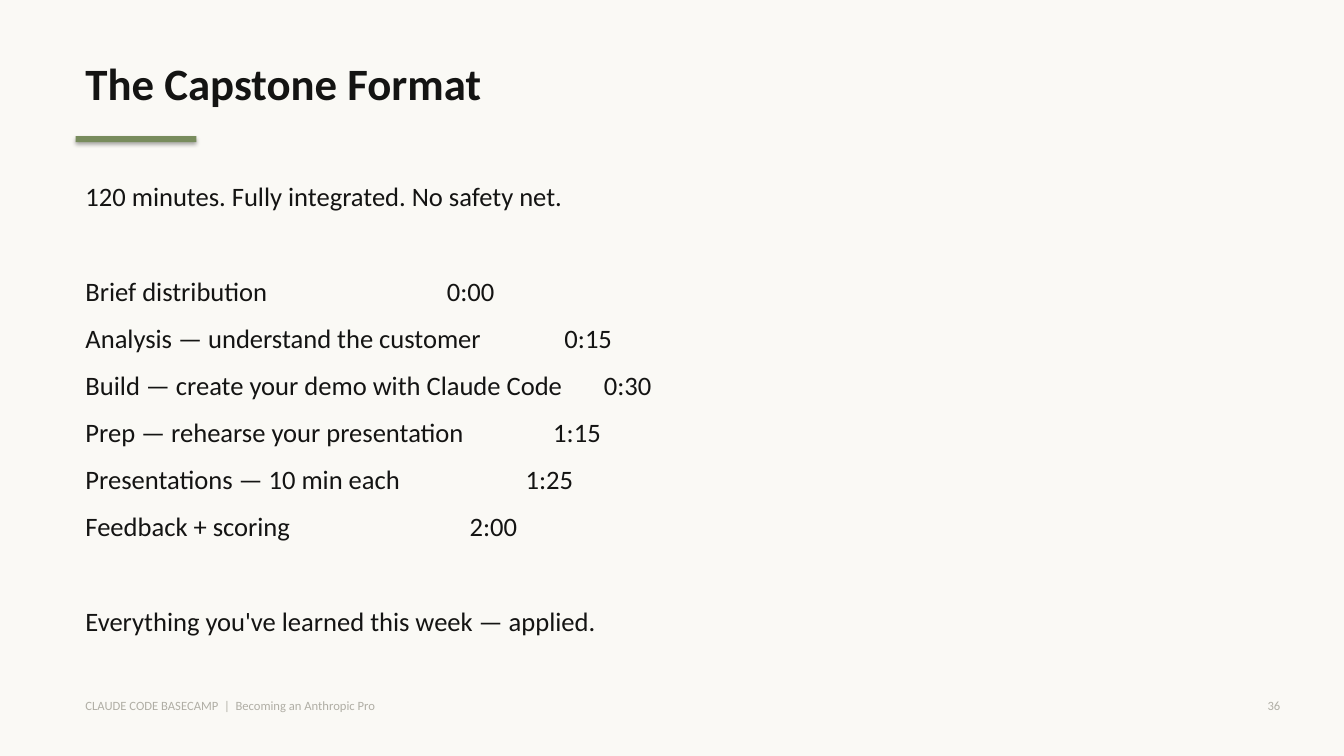
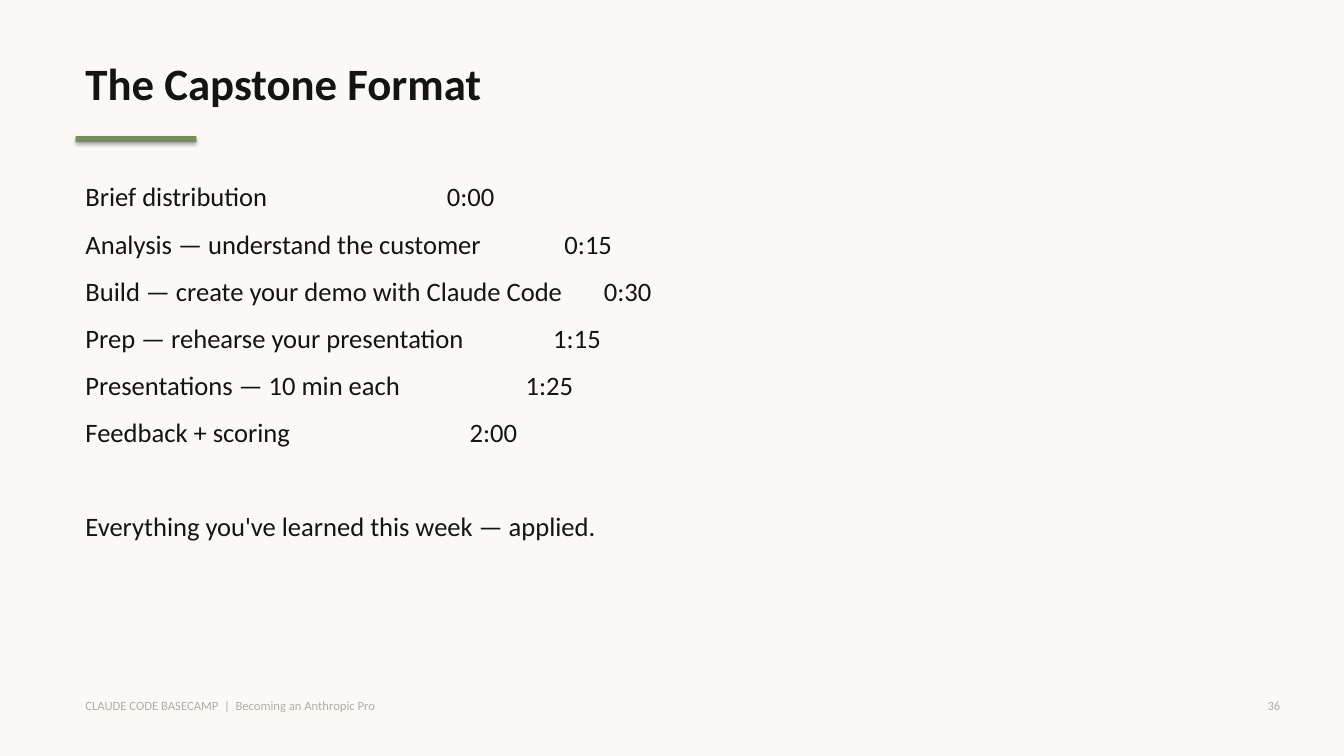
Before and after one commit to amurray101/claude-code-basecamp, a slide deck: slide 36 of public/claude-code-basecamp-slides.pptx. Drawn at 1344x756 pixels with LibreOffice and Linux fonts; fonts in the diff are those of the drawing. Boxes give left, top, right and bottom in pixels: in the first picture for what was removed or moved away, otherwise in the second. Text is boxed around its words. In the diff, an @@ line names an element or a change of style, - is before the commit and + after.

```diff
--- a/public/claude-code-basecamp-slides.pptx
+++ b/public/claude-code-basecamp-slides.pptx
@@ text at bbox=[85, 187, 562, 211]: paragraph removed @@
-120 minutes. Fully integrated. No safety net.
```
Also in this commit, not shown: 1 other file.
